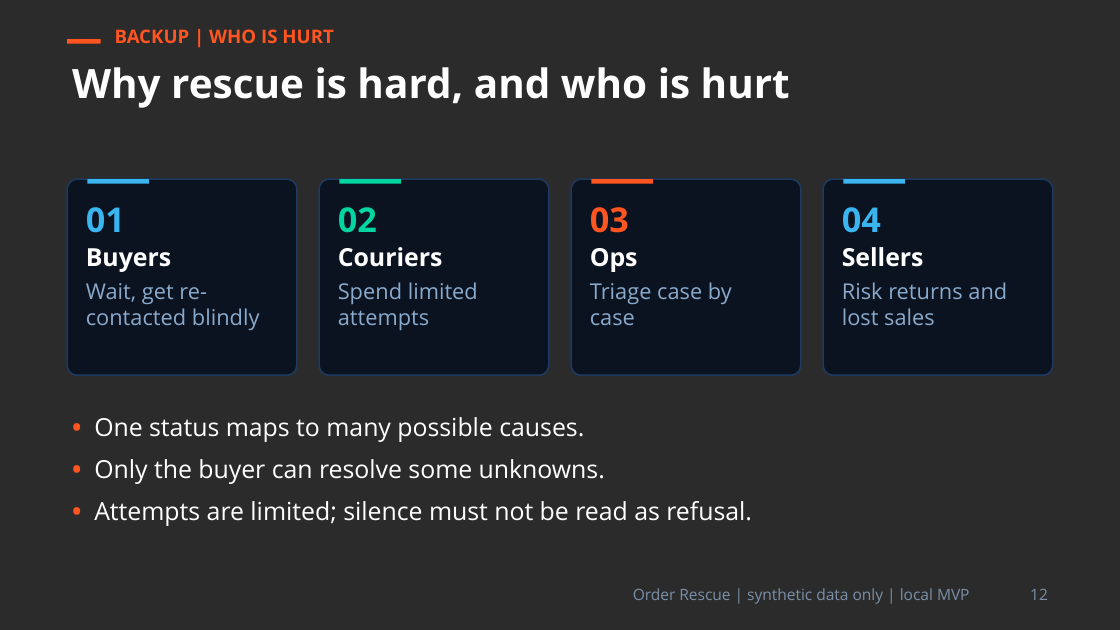
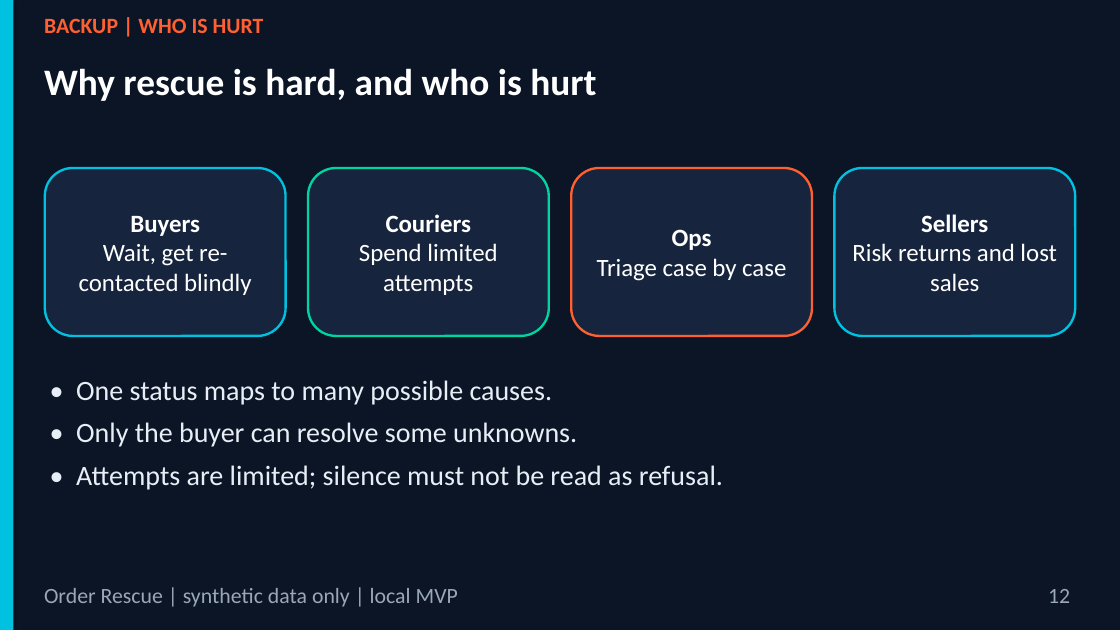
Before and after one commit to PhucNg2k/OrderResuce-Agent-Skill, a slide deck: slide 12 of docs/slides/Order_Rescue_Pitch_Deck.pptx. Drawn at 1120x630 pixels with LibreOffice and Linux fonts; fonts in the diff are those of the drawing; background and template pictures are left out; a plain dark background stands for a picture behind light text. Boxes give left, top, right and bottom in pixels: in the first picture for what was removed or moved away, otherwise in the second. Text is boxed around its words. In the diff, an @@ line names an element or a change of style, - is before the commit and + after.

```diff
--- a/docs/slides/Order_Rescue_Pitch_Deck.pptx
+++ b/docs/slides/Order_Rescue_Pitch_Deck.pptx
@@ background picture (left out) to #0B1526 @@
@@ rectangle added at [0,0,13,629], fill #00C2E0 @@
@@ text "BACKUP | WHO IS HURT": place and size @@
-text "BACKUP | WHO IS HURT" at [115,29,333,43]
+text "BACKUP | WHO IS HURT" at [44,18,264,33]
@@ text "BACKUP | WHO IS HURT" at [44,18,264,33]: size 12 to 14 pt, font Open Sans to Calibri, text colour #FF5520 to #FF6030; more space between paragraphs @@
@@ text "Why rescue is hard, and ...": place and size @@
-text "Why rescue is hard, and ..." at [72,67,790,108]
+text "Why rescue is hard, and ..." at [44,68,596,101]
@@ text "Why rescue is hard, and ..." at [44,68,596,101]: size 26 to 24 pt, font Open Sans to Calibri; more space between paragraphs @@
@@ rectangle removed at [67,39,101,44] @@
@@ rounded rectangle "Buyers": place and size @@
-rounded rectangle "Buyers" at [67,179,297,375]
+rounded rectangle "Buyers" at [45,168,286,336]
@@ rounded rectangle "Buyers" at [45,168,286,336]: font Open Sans to Calibri; size 14 to 16 pt, text colour #8AAACC to #FFFFFF in "Wait, get re-contacted blindly"; alignment left to centre; less space between paragraphs; vertical alignment top to middle; fill #0B1220 to #16253D; outline #1E3A5F 1 pt to #00C2E0 1.5 pt; proportions changed @@
@@ rectangle removed at [87,179,149,184] @@
@@ rounded rectangle "Couriers": place and size @@
-rounded rectangle "Couriers" at [319,179,549,375]
+rounded rectangle "Couriers" at [308,168,549,336]
@@ rounded rectangle "Couriers" at [308,168,549,336]: font Open Sans to Calibri; size 14 to 16 pt, text colour #8AAACC to #FFFFFF in "Spend limited attempts"; alignment left to centre; less space between paragraphs; vertical alignment top to middle; fill #0B1220 to #16253D; outline #1E3A5F 1 pt to #00D4A0 1.5 pt; proportions changed @@
@@ rectangle removed at [339,179,401,184] @@
@@ rounded rectangle "Ops": place and size @@
-rounded rectangle "Ops" at [571,179,801,375]
+rounded rectangle "Ops" at [571,168,812,336]
@@ rounded rectangle "Ops" at [571,168,812,336]: font Open Sans to Calibri; size 14 to 16 pt, text colour #8AAACC to #FFFFFF in "Triage case by case"; alignment left to centre; less space between paragraphs; vertical alignment top to middle; fill #0B1220 to #16253D; outline #1E3A5F 1 pt to #FF6030 1.5 pt; proportions changed @@
@@ rectangle removed at [591,179,653,184] @@
@@ rounded rectangle "Sellers": place and size @@
-rounded rectangle "Sellers" at [823,179,1053,375]
+rounded rectangle "Sellers" at [834,168,1075,336]
@@ rounded rectangle "Sellers" at [834,168,1075,336]: font Open Sans to Calibri; size 14 to 16 pt, text colour #8AAACC to #FFFFFF in "Risk returns and lost sales"; alignment left to centre; less space between paragraphs; vertical alignment top to middle; fill #0B1220 to #16253D; outline #1E3A5F 1 pt to #00C2E0 1.5 pt; proportions changed @@
@@ rectangle removed at [843,179,905,184] @@
@@ text in rounded rectangle at [86,207,125,233]: paragraph removed @@
-01
@@ text in rounded rectangle at [338,207,377,233]: paragraph removed @@
-02
@@ text in rounded rectangle at [590,207,629,233]: paragraph removed @@
-03
@@ text in rounded rectangle at [842,207,881,233]: paragraph removed @@
-04
@@ text "• One status maps to ...": place and size @@
-text "• One status maps to ..." at [94,417,752,526]
+text "• One status maps to ..." at [76,380,723,490]
@@ text "• One status maps to ..." at [76,380,723,490]: size 16 to 18 pt, font Open Sans to Calibri, text colour #FFFFFF to #E8EEF6; text colour #FF5520 to #E8EEF6, bold off in "•", "•", "•"; less space between paragraphs @@
@@ text "Order Rescue | synthetic data ...": place and size @@
-text "Order Rescue | synthetic data ..." at [633,588,970,604]
+text "Order Rescue | synthetic data ..." at [44,588,458,607]
@@ text "Order Rescue | synthetic data ..." at [44,588,458,607]: size 10 to 14 pt, font Open Sans to Calibri, text colour #7A8FA8 to #9AA7B8; alignment right to left; more space between paragraphs @@
@@ text "12": place and size @@
-text "12" at [1030,589,1048,600]
+text "12" at [1048,589,1070,603]
@@ text "12" at [1048,589,1070,603]: size 10 to 14 pt, font Open Sans to Calibri, text colour #7A8FA8 to #9AA7B8; more space between paragraphs @@
```
Also in this commit, not shown: 14 other slides changed, 4 other files.
